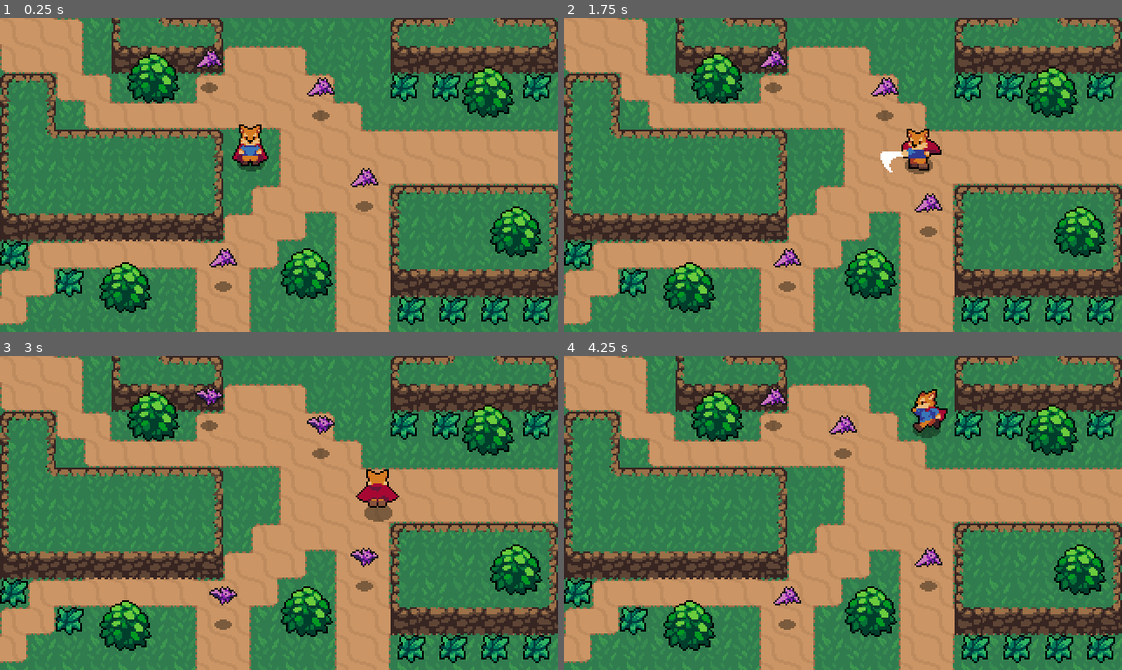
Above: before the commit, frames 1-4 (two rows, left to right).
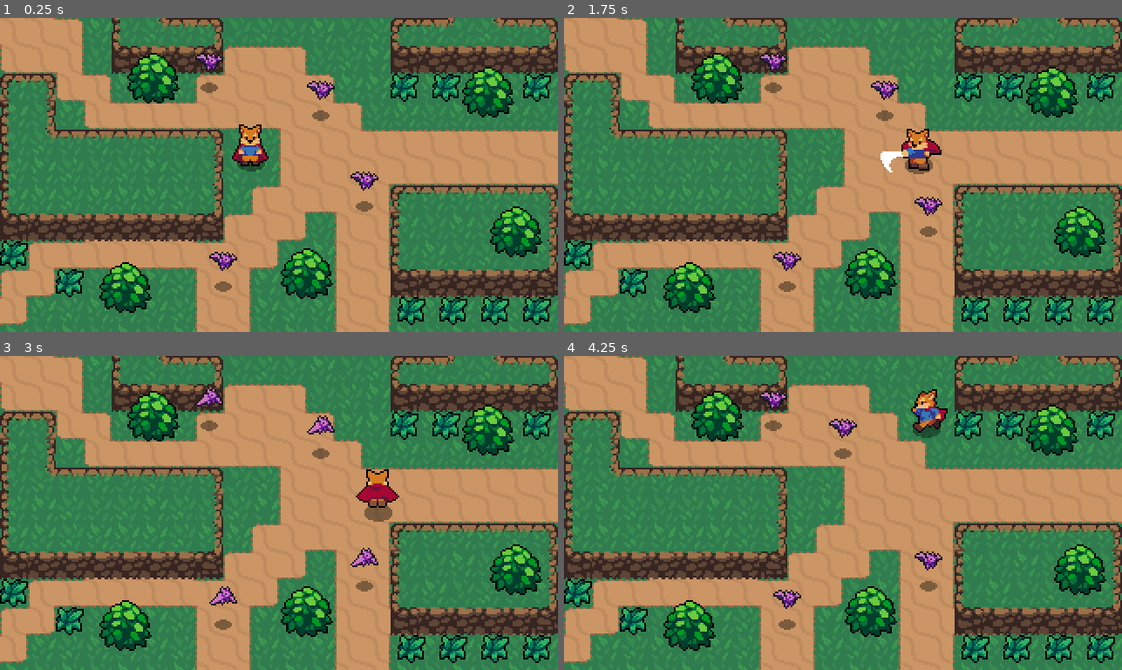
Above: after the commit, the same moments.

Repository: sir-geronimo/godot_action_rpg
Game: Godot game, scene res://World.tscn
Two runs of this game, one before a commit and one after it. Both use one fixed random seed, a clock stepped at 60 frames per second and the inputs below.
Inputs:
- Up to frame 1 (0.25 s): no input
- Up to frame 2 (1.75 s): hold Right (ui_right) 0.53-1.28 s; tap X (roll) at 0.6, 1.55 s; hold Down (ui_down) from 1.28 s (still down); tap Space (attack) at 1.35 s
- Up to frame 3 (3 s): release Down (ui_down) at 2.03 s; hold Right (ui_right) 2.03-2.78 s; tap X (roll) at 2.1, 2.85 s; hold Up (ui_up) from 2.78 s (still down)
- Up to frame 4 (4.25 s): release Up (ui_up) at 3.53 s; hold Left (ui_left) from 3.53 s (still down); tap Space (attack) at 3.6 s; tap X (roll) at 3.8 s

The runs differ from the first frame. In frame 1, 0.8% of the frame differs, in the area x 35-68%, y 10-81%; in frame 2, 0.8%; in frame 3, 0.5%; in frame 4, 0.8%.

Commit message:
Added health to bat

Diff:
--- /dev/null
+++ b/Actor/Stats.gd
@@ -0,0 +1,5 @@
+extends Node2D
+
+export(int) var max_health := 1
+
+onready var health := max_health
--- /dev/null
+++ b/Actor/Stats.tscn
@@ -0,0 +1,6 @@
+[gd_scene load_steps=2 format=2]
+
+[ext_resource path="res://Actor/Stats.gd" type="Script" id=1]
+
+[node name="Stats" type="Node2D"]
+script = ExtResource( 1 )
--- a/Enemies/Bat/Bat.gd
+++ b/Enemies/Bat/Bat.gd
@@ -2,11 +2,18 @@
 
 export var knockback_strength = 100
 
+onready var stats = $Stats
+
 var knockback = Vector2.ZERO
+
+func _process(_delta):
+	if stats.health == 0:
+		queue_free()
 
 func _physics_process(delta):
 	knockback = knockback.move_toward(Vector2.ZERO, 200 * delta)
 	knockback = move_and_slide(knockback)
 
 func _on_HurtBox_area_entered(area):
+	stats.health -= 1
 	knockback = area.attack_vector * knockback_strength
--- a/Enemies/Bat/Bat.tscn
+++ b/Enemies/Bat/Bat.tscn
@@ -1,9 +1,10 @@
-[gd_scene load_steps=13 format=2]
+[gd_scene load_steps=14 format=2]
 
 [ext_resource path="res://Enemies/Bat/Bat.png" type="Texture" id=1]
 [ext_resource path="res://Shadows/SmallShadow.png" type="Texture" id=2]
 [ext_resource path="res://Overlap/HurtBox.tscn" type="PackedScene" id=3]
 [ext_resource path="res://Enemies/Bat/Bat.gd" type="Script" id=4]
+[ext_resource path="res://Actor/Stats.tscn" type="PackedScene" id=5]
 
 [sub_resource type="AtlasTexture" id=1]
 atlas = ExtResource( 1 )
@@ -34,7 +35,7 @@
 } ]
 
 [sub_resource type="CircleShape2D" id=7]
-radius = 5.83095
+radius = 4.0
 
 [sub_resource type="CapsuleShape2D" id=8]
 radius = 7.0
@@ -45,10 +46,13 @@
 collision_mask = 3
 script = ExtResource( 4 )
 
+[node name="Stats" parent="." instance=ExtResource( 5 )]
+max_health = 3
+
 [node name="AnimatedSprite" type="AnimatedSprite" parent="."]
 frames = SubResource( 6 )
 animation = "Fly"
-frame = 3
+frame = 1
 playing = true
 offset = Vector2( 0, -12 )
 
--- a/Player/Player.gd
+++ b/Player/Player.gd
@@ -1,15 +1,15 @@
 extends KinematicBody2D
 
-const ACCELERATION = 500
-const FRICTION = ACCELERATION
+const ACCELERATION := 500
+const FRICTION := ACCELERATION
 
-export var moving_speed = 50
-export var rolling_speed = 80
+export var moving_speed := 50
+export var rolling_speed := 80
 
 enum State { Move, Attack, Roll }
 
 var state = State.Move
-var velocity = Vector2.ZERO
+var velocity := Vector2.ZERO
 var roll_vector = Vector2.DOWN
 
 onready var animation_player = $AnimationPlayer
--- a/World.tscn
+++ b/World.tscn
@@ -533,45 +533,45 @@
 [node name="Bush5" parent="YSort/Bushes" instance=ExtResource( 1 )]
 position = Vector2( 280, 48 )
 
-[node name="Grass" type="YSort" parent="YSort"]
-
-[node name="Grass" parent="YSort/Grass" instance=ExtResource( 6 )]
+[node name="Grasses" type="YSort" parent="YSort"]
+
+[node name="Grass" parent="YSort/Grasses" instance=ExtResource( 6 )]
 position = Vector2( 0, 128 )
 
-[node name="Grass2" parent="YSort/Grass" instance=ExtResource( 6 )]
+[node name="Grass2" parent="YSort/Grasses" instance=ExtResource( 6 )]
 position = Vector2( 32, 144 )
 
-[node name="Grass3" parent="YSort/Grass" instance=ExtResource( 6 )]
+[node name="Grass3" parent="YSort/Grasses" instance=ExtResource( 6 )]
 position = Vector2( 228, 160 )
 
-[node name="Grass4" parent="YSort/Grass" instance=ExtResource( 6 )]
+[node name="Grass4" parent="YSort/Grasses" instance=ExtResource( 6 )]
 position = Vector2( 252, 160 )
 
-[node name="Grass5" parent="YSort/Grass" instance=ExtResource( 6 )]
+[node name="Grass5" parent="YSort/Grasses" instance=ExtResource( 6 )]
 position = Vector2( 276, 160 )
 
-[node name="Grass6" parent="YSort/Grass" instance=ExtResource( 6 )]
+[node name="Grass6" parent="YSort/Grasses" instance=ExtResource( 6 )]
 position = Vector2( 300, 160 )
 
-[node name="Grass7" parent="YSort/Grass" instance=ExtResource( 6 )]
+[node name="Grass7" parent="YSort/Grasses" instance=ExtResource( 6 )]
 position = Vector2( 224, 32 )
 
-[node name="Grass8" parent="YSort/Grass" instance=ExtResource( 6 )]
+[node name="Grass8" parent="YSort/Grasses" instance=ExtResource( 6 )]
 position = Vector2( 248, 32 )
 
-[node name="Grass9" parent="YSort/Grass" instance=ExtResource( 6 )]
+[node name="Grass9" parent="YSort/Grasses" instance=ExtResource( 6 )]
 position = Vector2( 300, 32 )
 
-[node name="Enemy" type="YSort" parent="YSort"]
-
-[node name="Bat" parent="YSort/Enemy" instance=ExtResource( 7 )]
+[node name="Enemies" type="YSort" parent="YSort"]
+
+[node name="Bat" parent="YSort/Enemies" instance=ExtResource( 7 )]
 position = Vector2( 209, 108 )
 
-[node name="Bat2" parent="YSort/Enemy" instance=ExtResource( 7 )]
+[node name="Bat2" parent="YSort/Enemies" instance=ExtResource( 7 )]
 position = Vector2( 128, 154 )
 
-[node name="Bat3" parent="YSort/Enemy" instance=ExtResource( 7 )]
+[node name="Bat3" parent="YSort/Enemies" instance=ExtResource( 7 )]
 position = Vector2( 184, 56 )
 
-[node name="Bat4" parent="YSort/Enemy" instance=ExtResource( 7 )]
+[node name="Bat4" parent="YSort/Enemies" instance=ExtResource( 7 )]
 position = Vector2( 120, 40 )
